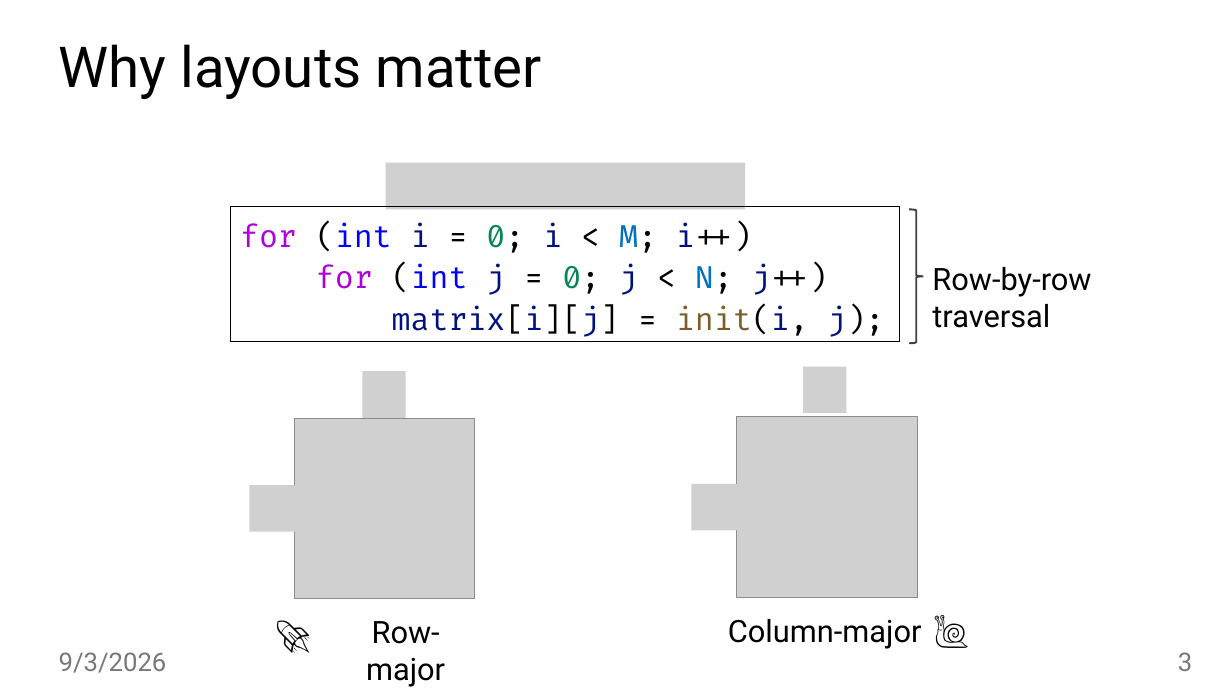
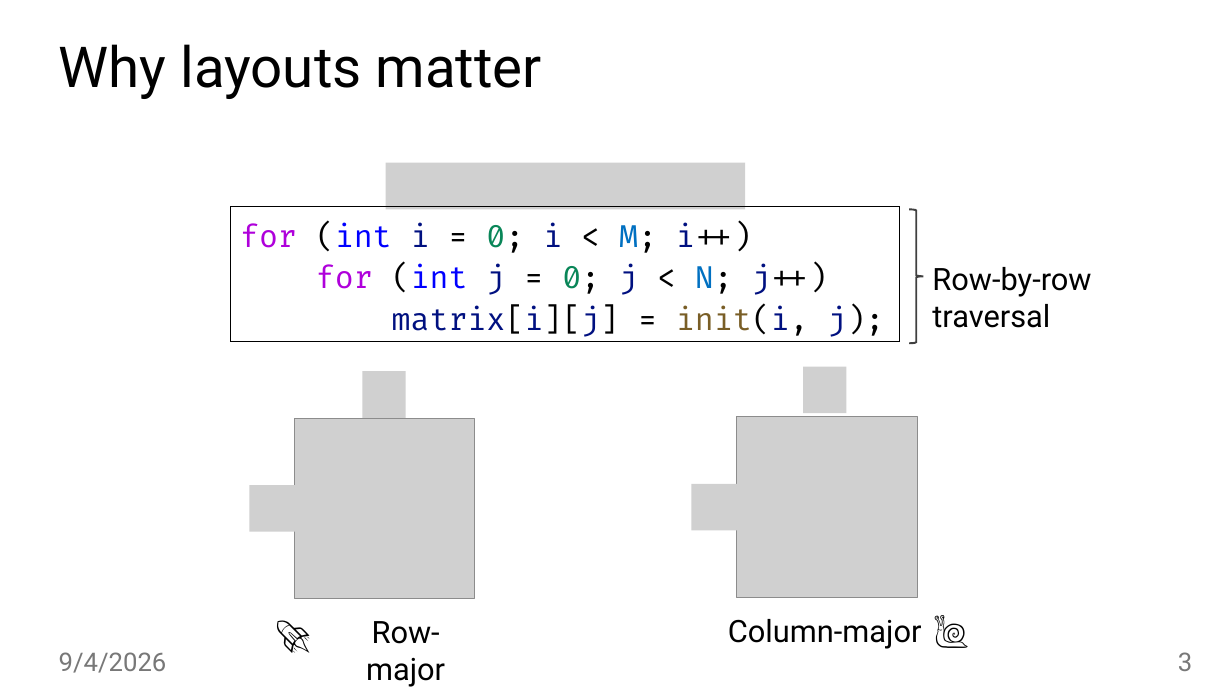
Before and after one commit to jiriklepl/phd-thesis, a slide deck: slide 3 of slides/Optimizing Memory Layouts and Traversal Orders in High-Performance Computing.pptx. Drawn at 1232x693 pixels with LibreOffice and Linux fonts; fonts in the diff are those of the drawing; grey boxes stand for pictures; background and template pictures are left out. Boxes give left, top, right and bottom in pixels: in the first picture for what was removed or moved away, otherwise in the second. Text is boxed around its words. In the diff, an @@ line names an element or a change of style, - is before the commit and + after.

Commit message:
more changes

```diff
--- a/slides/Optimizing Memory Layouts and Traversal Orders in High-Performance Computing.pptx
+++ b/slides/Optimizing Memory Layouts and Traversal Orders in High-Performance Computing.pptx
@@ text at [59, 652, 167, 673]: text changed @@
-9/3/2026
+9/4/2026
```
Also in this commit, not shown: 43 other slides changed.
